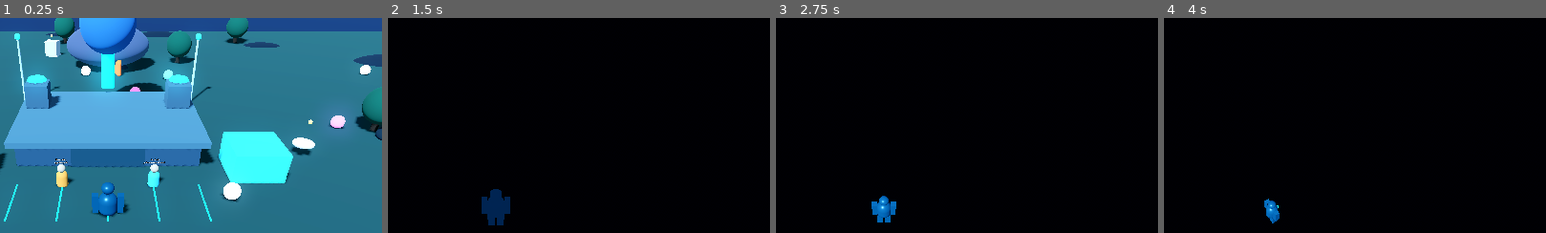
Above: before the commit, frames 1-4 (left to right).
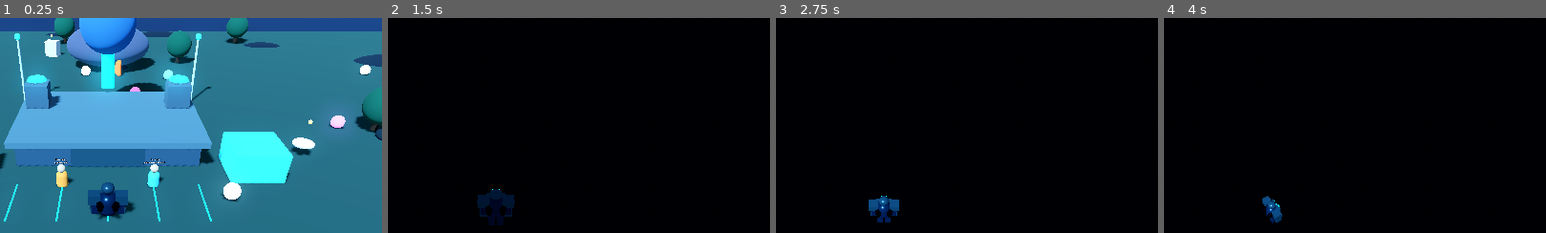
Above: after the commit, the same moments.

Repository: edwjacpinros2012-dev/Titanes-del-Pac-fico-
Game: Godot game, scene res://scenes/main.tscn
Two runs of this game, one before a commit and one after it. Both use one fixed random seed, a clock stepped at 60 frames per second and the inputs below.
Inputs:
- Up to frame 1 (0.25 s): no input
- Up to frame 2 (1.5 s): click "REGISTRARSE / INICIAR CON GOO…" at 0.5 s; click "REGISTRARSE / INICIAR CON GOO…" at 1.25 s
- Up to frame 3 (2.75 s): click "REGISTRARSE / INICIAR CON GOO…" at 2 s
- Up to frame 4 (4 s): click "×" at 2.75 s; click "↑" at 3.5 s
The pictures show only the part of the screen within x 36-86%, y 4-54%; the shares and areas given below are measured in that part.

The runs differ from the first frame. In frame 1, 1.4% of the frame differs, in the area x 23-36%, y 76-94%; in frame 2, 1.2%; in frame 3, 0.7%; in frame 4, 0.4%.

Commit message:
Upgrade Titan Alpha modular armor silhouette and reactor details

Diff:
--- a/scenes/characters/titans/titan_alpha_visual.tscn
+++ b/scenes/characters/titans/titan_alpha_visual.tscn
@@ -1,33 +1,63 @@
-[gd_scene load_steps=8 format=3]
+[gd_scene load_steps=17 format=3]
 
 [sub_resource type="StandardMaterial3D" id="Material_armor"]
-albedo_color = Color(0.12, 0.34, 0.48, 1)
-metallic = 0.45
-roughness = 0.32
+albedo_color = Color(0.075, 0.22, 0.34, 1)
+metallic = 0.72
+roughness = 0.26
+
+[sub_resource type="StandardMaterial3D" id="Material_edge"]
+albedo_color = Color(0.25, 0.43, 0.53, 1)
+metallic = 0.82
+roughness = 0.22
 
 [sub_resource type="StandardMaterial3D" id="Material_glow"]
-albedo_color = Color(0.08, 0.75, 0.95, 1)
+albedo_color = Color(0.04, 0.78, 1, 1)
 emission_enabled = true
-emission = Color(0.04, 0.55, 0.9, 1)
-emission_energy_multiplier = 1.6
+emission = Color(0.02, 0.55, 1, 1)
+emission_energy_multiplier = 2.2
+
+[sub_resource type="StandardMaterial3D" id="Material_dark"]
+albedo_color = Color(0.018, 0.055, 0.08, 1)
+metallic = 0.6
+roughness = 0.3
 
 [sub_resource type="CapsuleMesh" id="Mesh_torso"]
 radius = 0.72
 height = 2.0
 
+[sub_resource type="BoxMesh" id="Mesh_chest"]
+size = Vector3(1.55, 0.82, 0.42)
+
+[sub_resource type="BoxMesh" id="Mesh_shoulder"]
+size = Vector3(0.92, 0.72, 0.86)
+
+[sub_resource type="BoxMesh" id="Mesh_arm"]
+size = Vector3(0.48, 1.45, 0.55)
+
+[sub_resource type="BoxMesh" id="Mesh_forearm"]
+size = Vector3(0.62, 0.82, 0.72)
+
+[sub_resource type="BoxMesh" id="Mesh_leg"]
+size = Vector3(0.58, 1.2, 0.68)
+
+[sub_resource type="BoxMesh" id="Mesh_foot"]
+size = Vector3(0.82, 0.34, 1.08)
+
 [sub_resource type="SphereMesh" id="Mesh_head"]
 radius = 0.48
 height = 0.8
 
-[sub_resource type="BoxMesh" id="Mesh_arm"]
-size = Vector3(0.48, 1.45, 0.55)
+[sub_resource type="SphereMesh" id="Mesh_core"]
+radius = 0.27
+height = 0.54
 
-[sub_resource type="BoxMesh" id="Mesh_leg"]
-size = Vector3(0.58, 1.2, 0.68)
+[sub_resource type="CylinderMesh" id="Mesh_thruster"]
+top_radius = 0.22
+bottom_radius = 0.34
+height = 0.9
 
-[sub_resource type="SphereMesh" id="Mesh_core"]
-radius = 0.24
-height = 0.48
+[sub_resource type="BoxMesh" id="Mesh_visor"]
+size = Vector3(0.58, 0.14, 0.12)
 
 [node name="TitanAlphaVisual" type="Node3D"]
 
@@ -36,20 +66,55 @@
 mesh = SubResource("Mesh_torso")
 surface_material_override/0 = SubResource("Material_armor")
 
+[node name="ChestArmor" type="MeshInstance3D" parent="."]
+position = Vector3(0, 2.55, -0.48)
+mesh = SubResource("Mesh_chest")
+surface_material_override/0 = SubResource("Material_edge")
+
+[node name="Core" type="MeshInstance3D" parent="."]
+position = Vector3(0, 2.38, -0.73)
+mesh = SubResource("Mesh_core")
+surface_material_override/0 = SubResource("Material_glow")
+
 [node name="Head" type="MeshInstance3D" parent="."]
 position = Vector3(0, 3.55, 0)
 mesh = SubResource("Mesh_head")
-surface_material_override/0 = SubResource("Material_armor")
+surface_material_override/0 = SubResource("Material_edge")
+
+[node name="Visor" type="MeshInstance3D" parent="."]
+position = Vector3(0, 3.58, -0.42)
+mesh = SubResource("Mesh_visor")
+surface_material_override/0 = SubResource("Material_glow")
+
+[node name="LeftShoulder" type="MeshInstance3D" parent="."]
+position = Vector3(-1.0, 2.75, 0)
+mesh = SubResource("Mesh_shoulder")
+surface_material_override/0 = SubResource("Material_edge")
+
+[node name="RightShoulder" type="MeshInstance3D" parent="."]
+position = Vector3(1.0, 2.75, 0)
+mesh = SubResource("Mesh_shoulder")
+surface_material_override/0 = SubResource("Material_edge")
 
 [node name="LeftArm" type="MeshInstance3D" parent="."]
-position = Vector3(-0.92, 2.25, 0)
+position = Vector3(-0.98, 2.12, 0)
 mesh = SubResource("Mesh_arm")
 surface_material_override/0 = SubResource("Material_armor")
 
 [node name="RightArm" type="MeshInstance3D" parent="."]
-position = Vector3(0.92, 2.25, 0)
+position = Vector3(0.98, 2.12, 0)
 mesh = SubResource("Mesh_arm")
 surface_material_override/0 = SubResource("Material_armor")
+
+[node name="LeftForearmGuard" type="MeshInstance3D" parent="."]
+position = Vector3(-1.0, 1.62, -0.12)
+mesh = SubResource("Mesh_forearm")
+surface_material_override/0 = SubResource("Material_edge")
+
+[node name="RightForearmGuard" type="MeshInstance3D" parent="."]
+position = Vector3(1.0, 1.62, -0.12)
+mesh = SubResource("Mesh_forearm")
+surface_material_override/0 = SubResource("Material_edge")
 
 [node name="LeftLeg" type="MeshInstance3D" parent="."]
 position = Vector3(-0.38, 0.75, 0)
@@ -61,7 +126,24 @@
 mesh = SubResource("Mesh_leg")
 surface_material_override/0 = SubResource("Material_armor")
 
-[node name="Core" type="MeshInstance3D" parent="."]
-position = Vector3(0, 2.3, -0.66)
-mesh = SubResource("Mesh_core")
-surface_material_override/0 = SubResource("Material_glow")
+[node name="LeftFoot" type="MeshInstance3D" parent="."]
+position = Vector3(-0.4, 0.2, -0.22)
+mesh = SubResource("Mesh_foot")
+surface_material_override/0 = SubResource("Material_dark")
+
+[node name="RightFoot" type="MeshInstance3D" parent="."]
+position = Vector3(0.4, 0.2, -0.22)
+mesh = SubResource("Mesh_foot")
+surface_material_override/0 = SubResource("Material_dark")
+
+[node name="LeftThruster" type="MeshInstance3D" parent="."]
+position = Vector3(-0.55, 2.4, 0.56)
+rotation = Vector3(1.5708, 0, 0)
+mesh = SubResource("Mesh_thruster")
+surface_material_override/0 = SubResource("Material_dark")
+
+[node name="RightThruster" type="MeshInstance3D" parent="."]
+position = Vector3(0.55, 2.4, 0.56)
+rotation = Vector3(1.5708, 0, 0)
+mesh = SubResource("Mesh_thruster")
+surface_material_override/0 = SubResource("Material_dark")
